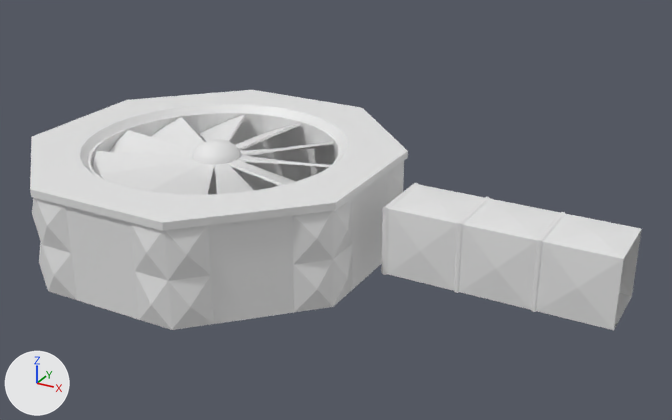
Renders of the Blender file BlendFiles/Props/BigFanThing.blend from each side of a commit.
Rendered twice from a camera (50 mm lens) standing at (16.38, -22.08, 13.37) and looking at (4.08, 0.29, 2.18). Lighting does not change. The marker at lower left points along +X, +Y and +Z.

Names of what the first picture shows: 'Blades', 'Casing', 'Fan', 'SpawnPart'.
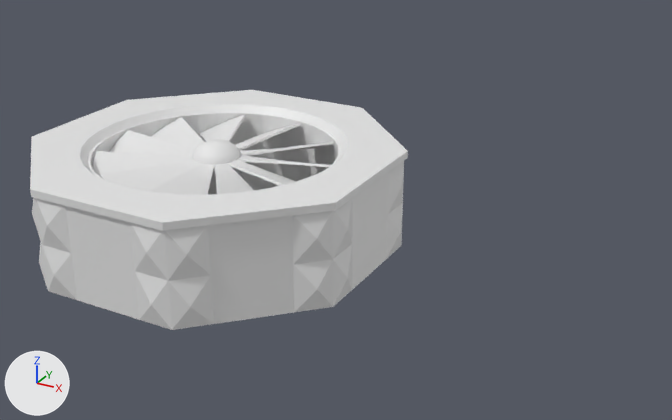
Changed parts and their boxes (x1, y1, x2, y2) in the pictures (672 x 420 px):
'SpawnPart', deleted
    before: (381, 183, 642, 330)

The change in detail:
Object 'SpawnPart' (ob_spawnpart) is deleted.
